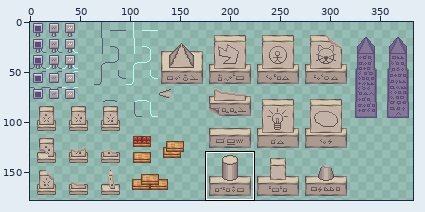
A sprite sheet gets an edit: Shounin/resources/tilesets/witkit.png. Above, an overview of the earlier version with the close-up marked.
Close-up. As it was:
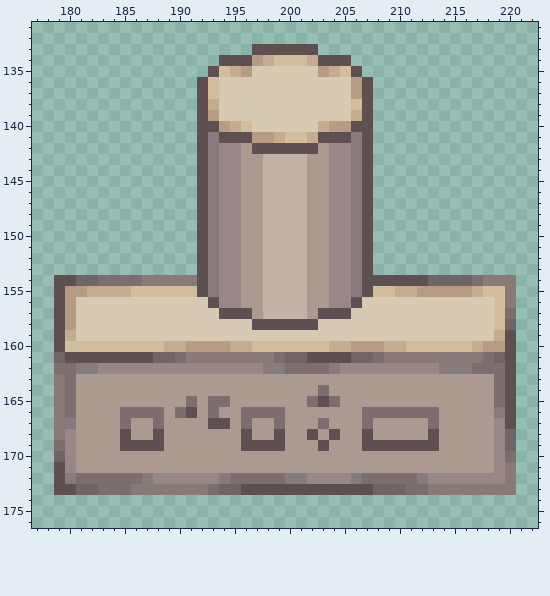
The file is 384x208 pixels. Colours within 5 levels of each other are drawn and written as one. Shown: x 177..222, y 131..176. The wide view leaves out empty margins.
The same view after the edit:
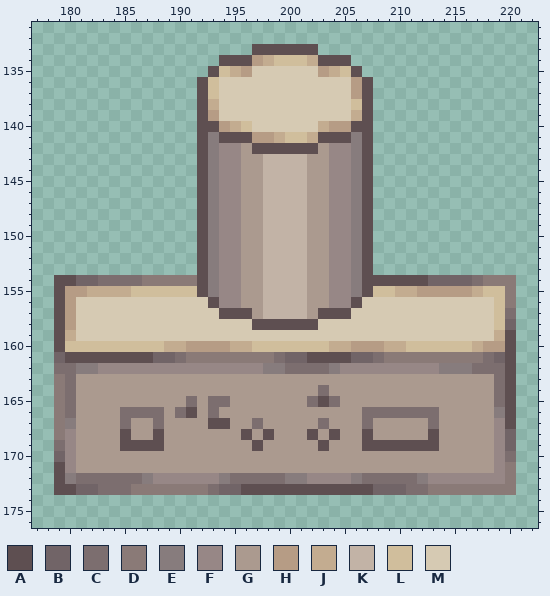
Palette (. is transparent): A #5e4f51  B #716467  C #7c6e6f  D #8a7a77  E #877c7d  F #978786  G #ab9a8f  H #b69c85  J #c3ac90  K #c2b3a6  L #d0be9c  M #d6cab3
Author's note on the commit: :bento: Update WitKit tileset Fix a spelling typo on the cylinder sculpture. (IOH-51)
Changes in this commit:
y 166: x 196..199 CCCC -> GGGG
y 167: x 196..197 CG -> GC; x 199 C -> G
y 168: x 198..199 GA -> AG
y 169: x 196 A -> G; x 198..199 AA -> GG
